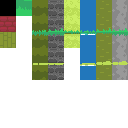
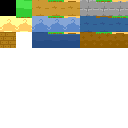
Layers edited between the first and the second 128px x 128px image:
added layer "Tiles (v2)" above "Tiles (v1)" over [0,0,128,48]
renamed "Tiles" to "Tiles (v1)", hid it over [0,0,128,80]
